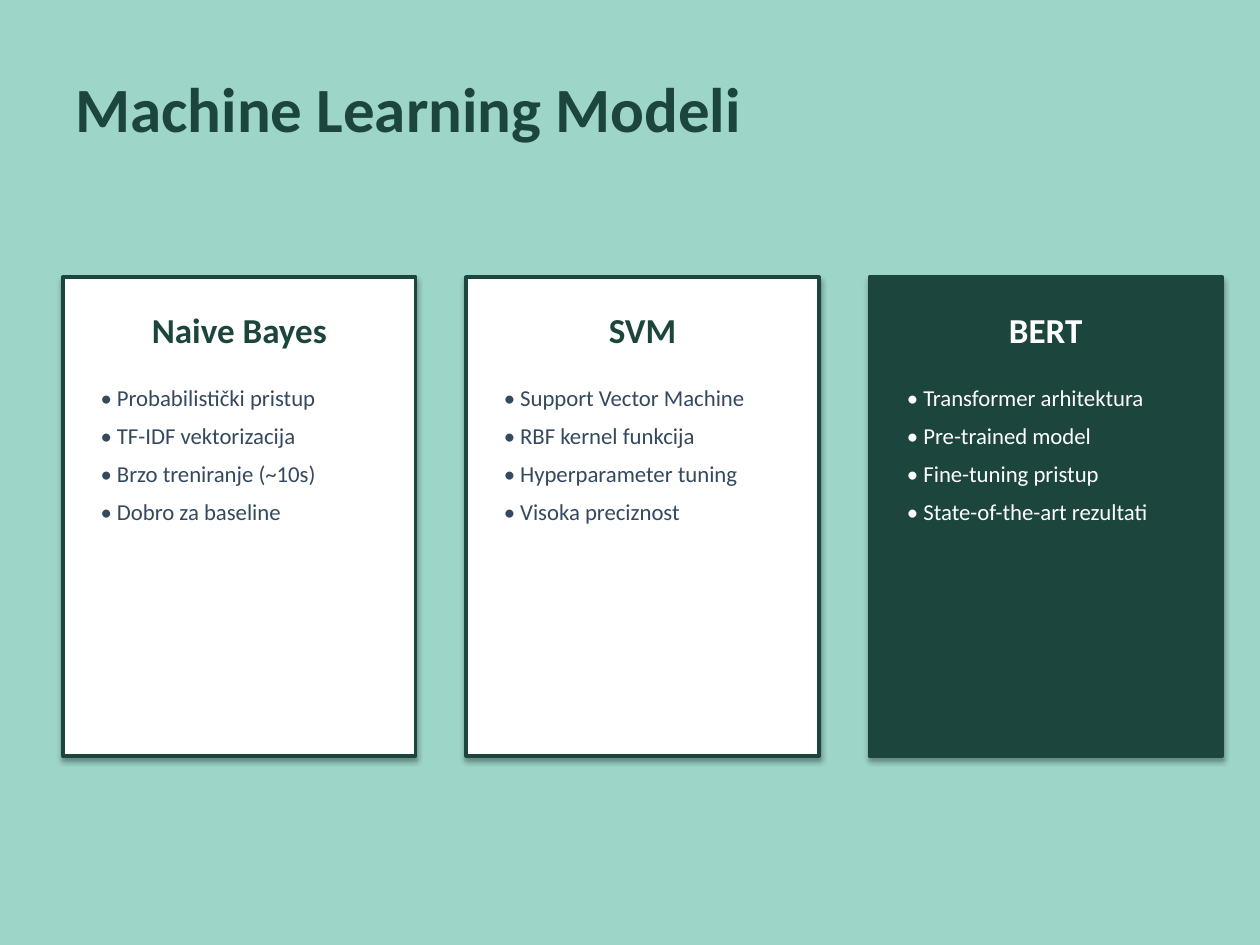
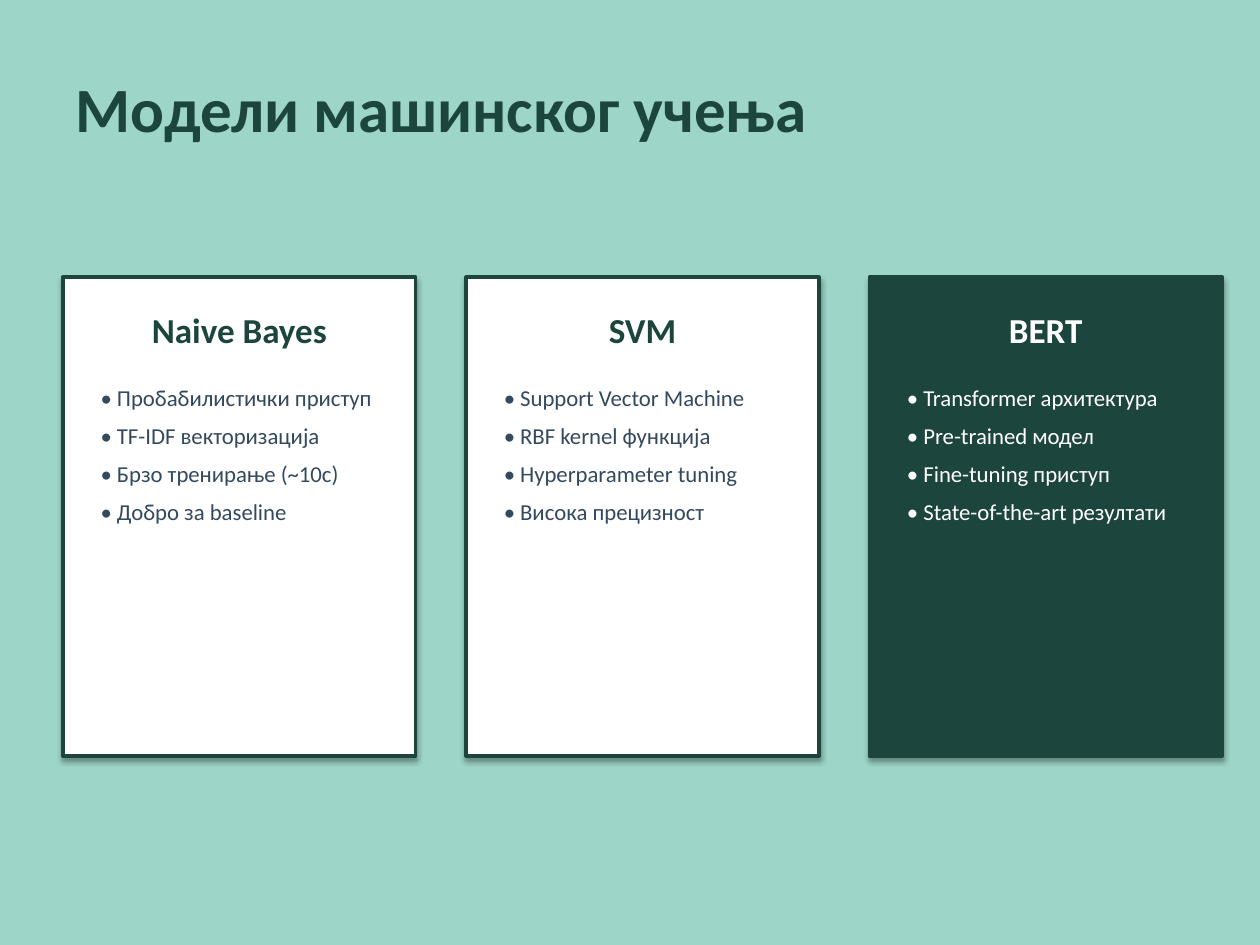
Before and after one commit to borisletic/diplomski, a slide deck: slide 5 of Prezentacija_Diplomski_Boris_Letic_RA_207_2021.pptx. Drawn at 1260x945 pixels with LibreOffice and Linux fonts; fonts in the diff are those of the drawing. Boxes give left, top, right and bottom in pixels: in the first picture for what was removed or moved away, otherwise in the second. Text is boxed around its words. In the diff, an @@ line names an element or a change of style, - is before the commit and + after.

```diff
--- a/Prezentacija_Diplomski_Boris_Letic_RA_207_2021.pptx
+++ b/Prezentacija_Diplomski_Boris_Letic_RA_207_2021.pptx
@@ text at box(75, 91, 807, 142): text changed @@
-Machine Learning Modeli
+Модели машинског учења
@@ text at box(117, 390, 371, 524): text changed @@
-• Probabilistički pristup
-• TF-IDF vektorizacija
-• Brzo treniranje (~10s)
-• Dobro za baseline
+• Пробабилистички приступ
+• TF-IDF векторизација
+• Брзо тренирање (~10с)
+• Добро за baseline
@@ text at box(923, 390, 1166, 524): text changed @@
-• Transformer arhitektura
-• Pre-trained model
-• Fine-tuning pristup
-• State-of-the-art rezultati
+• Transformer архитектура
+• Pre-trained модел
+• Fine-tuning приступ
+• State-of-the-art резултати
@@ text at box(520, 428, 711, 448): text changed @@
-• RBF kernel funkcija
+• RBF kernel функција
@@ text at box(520, 505, 705, 524): text changed @@
-• Visoka preciznost
+• Висока прецизност
```
Also in this commit, not shown: 7 other slides changed, 8 slides added, 8 slides removed.
